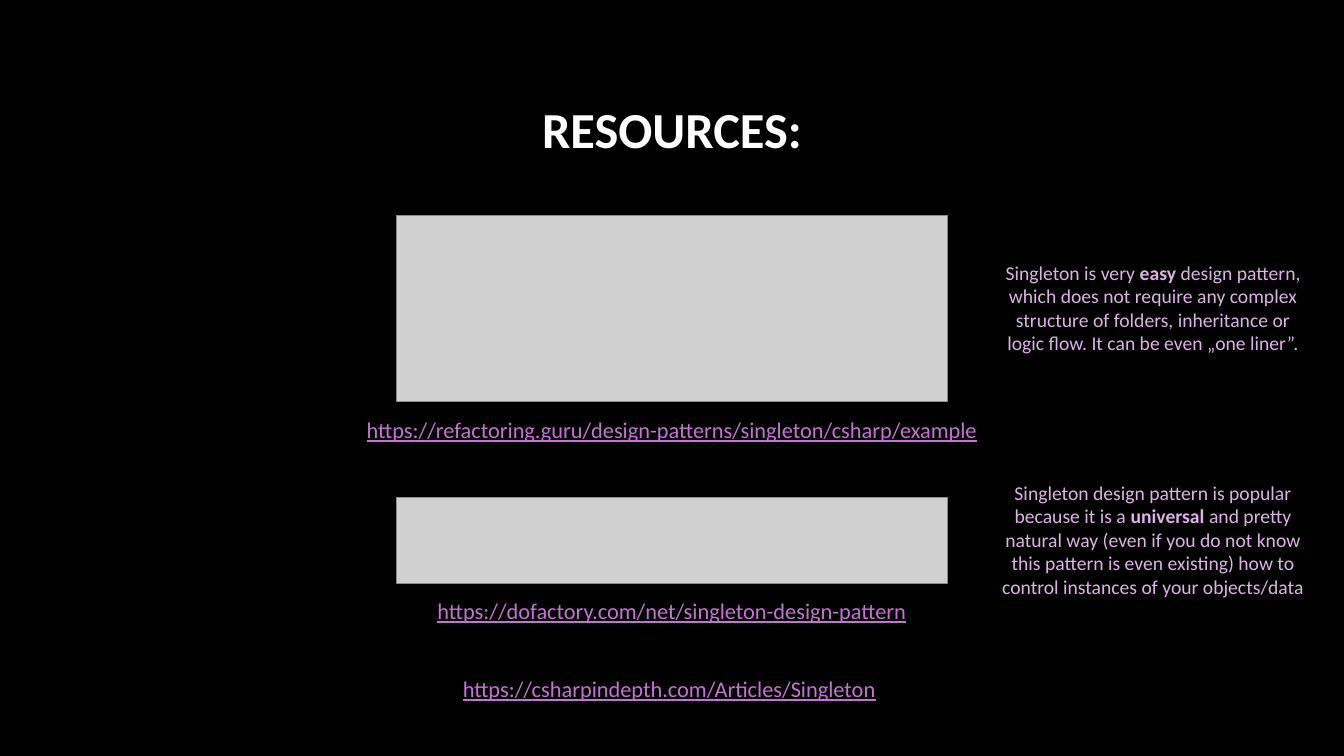
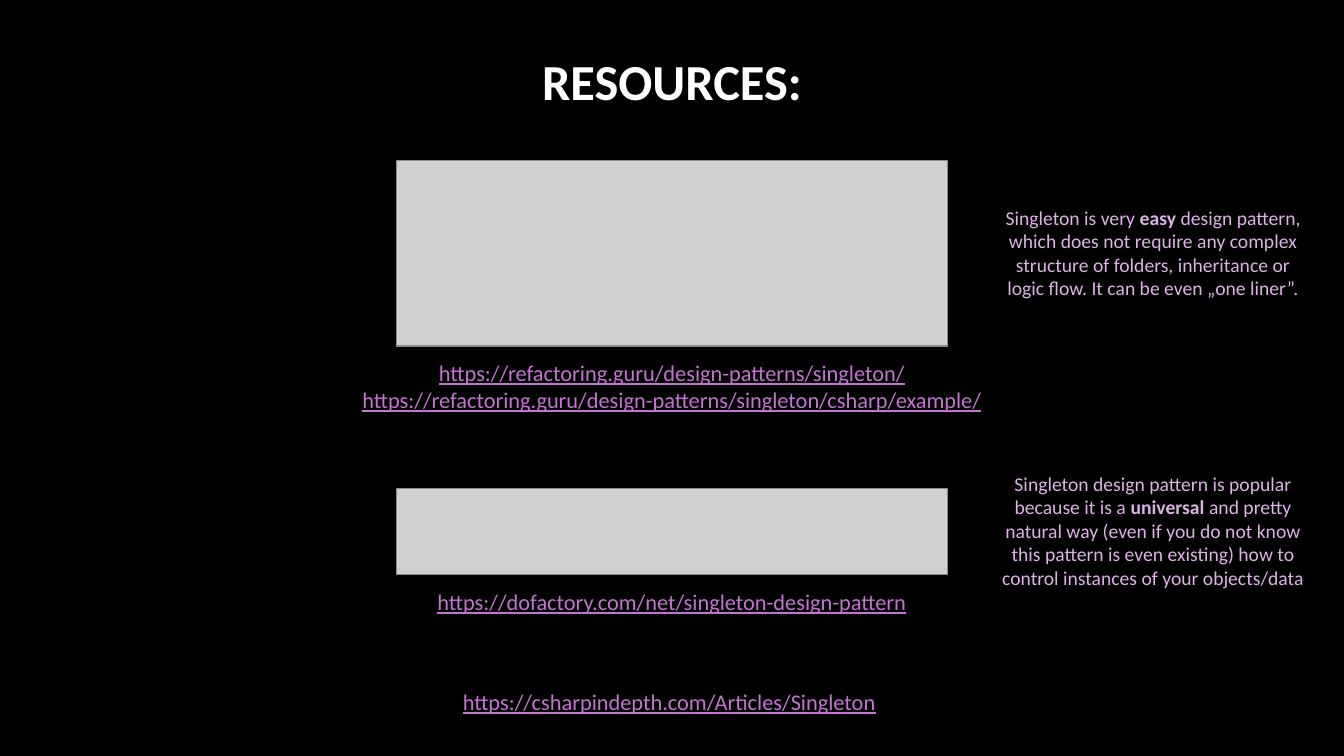
Before and after one commit to Thomas-M-Krystyan/ProgrammingWorkshops_DesignPatterns, a slide deck: slide 6 of Documentation/Design Patterns.pptx (slide 5 before the commit). Drawn at 1344x756 pixels with LibreOffice and Linux fonts; fonts in the diff are those of the drawing; grey boxes stand for pictures; background and template pictures are left out. Boxes give left, top, right and bottom in pixels: in the first picture for what was removed or moved away, otherwise in the second. Text is boxed around its words. In the diff, an @@ line names an element or a change of style, - is before the commit and + after.

```diff
--- a/Documentation/Design Patterns.pptx
+++ b/Documentation/Design Patterns.pptx
@@ title "RESOURCES:": place and size @@
-title "RESOURCES:" at [542, 115, 802, 149]
+title "RESOURCES:" at [542, 67, 802, 101]
@@ picture: place and size @@
-picture at [396, 216, 947, 401]
+picture at [396, 160, 947, 346]
@@ text "Singleton is very easy design ...": place and size @@
-text "Singleton is very easy design ..." at [1006, 266, 1301, 354]
+text "Singleton is very easy design ..." at [1006, 211, 1301, 299]
@@ text at [362, 365, 981, 412]: text changed @@
-https://refactoring.guru/design-patterns/singleton/csharp/example
+https://refactoring.guru/design-patterns/singleton/
+https://refactoring.guru/design-patterns/singleton/csharp/example/
@@ 2 texts, 1 picture: place and size @@
-2 texts, 1 picture at [396, 486, 1303, 623]
+2 texts, 1 picture at [396, 477, 1303, 614]
@@ text "https://csharpindepth.com/Articles/Singleton": place and size @@
-text "https://csharpindepth.com/Articles/Singleton" at [463, 681, 875, 701]
+text "https://csharpindepth.com/Articles/Singleton" at [463, 694, 875, 714]
```
Also in this commit, not shown: 1 other slide changed, 7 slides added.
